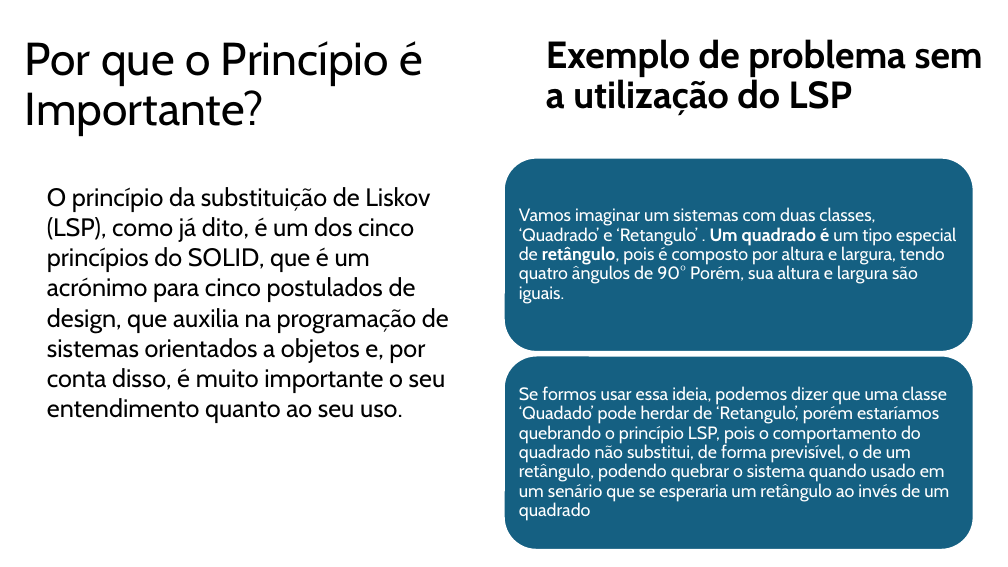
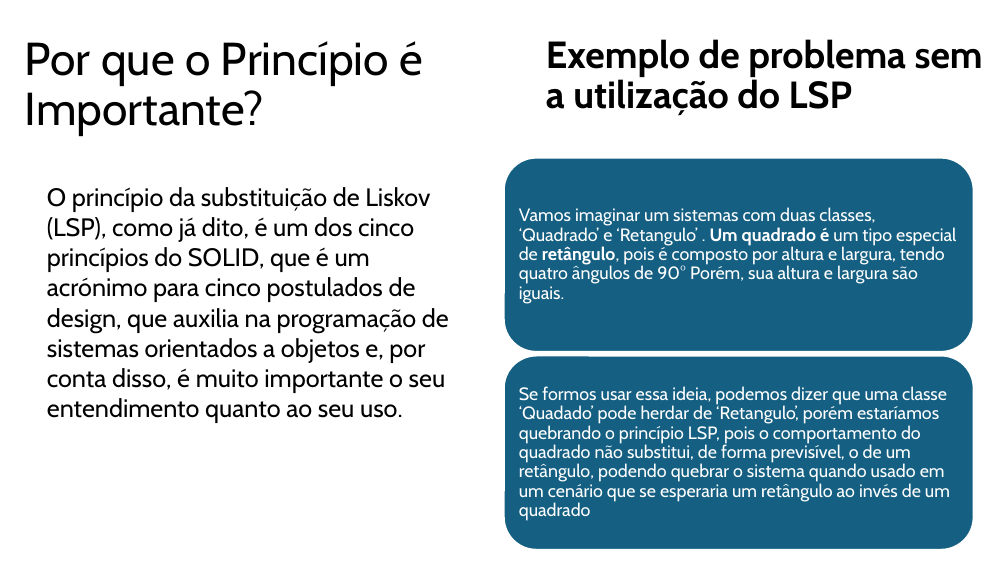
Before and after one commit to bruno87532/Atividade-Esdras, a slide deck: slide 4 of LSP SOLID.pptx. Drawn at 1008x567 pixels with LibreOffice and Linux fonts; fonts in the diff are those of the drawing. Boxes give left, top, right and bottom in pixels: in the first picture for what was removed or moved away, otherwise in the second. Text is boxed around its words. In the diff, an @@ line names an element or a change of style, - is before the commit and + after.

Commit message:
novo

```diff
--- a/LSP SOLID.pptx
+++ b/LSP SOLID.pptx
@@ text at [519, 386, 950, 521]: text changed @@
-Se formos usar essa ideia, podemos dizer que uma classe ‘Quadado’ pode herdar de ‘Retangulo’, porém estaríamos quebrando o princípio LSP, pois o comportamento do quadrado não substitui, de forma previsível, o de um retângulo, podendo quebrar o sistema quando usado em um senário que se esperaria um retângulo ao invés de um quadrado
+Se formos usar essa ideia, podemos dizer que uma classe ‘Quadado’ pode herdar de ‘Retangulo’, porém estaríamos quebrando o princípio LSP, pois o comportamento do quadrado não substitui, de forma previsível, o de um retângulo, podendo quebrar o sistema quando usado em um cenário que se esperaria um retângulo ao invés de um quadrado
```
